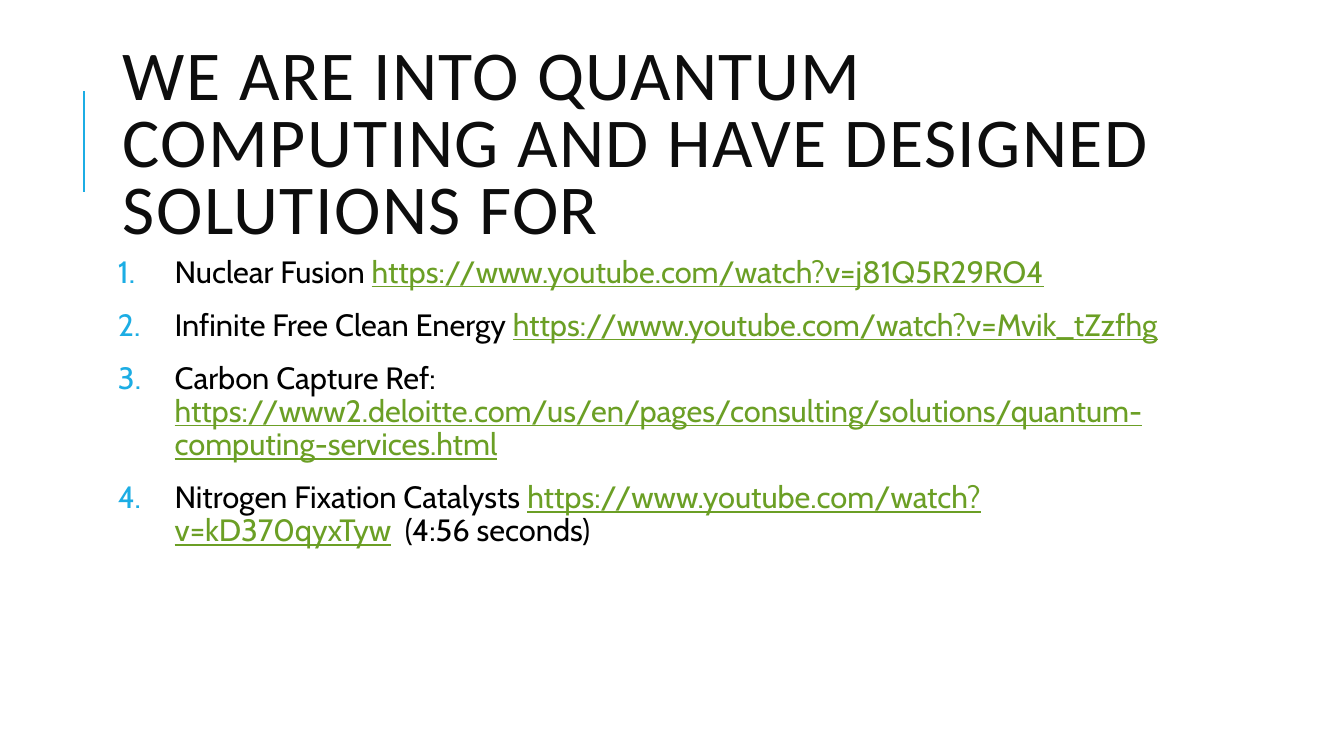
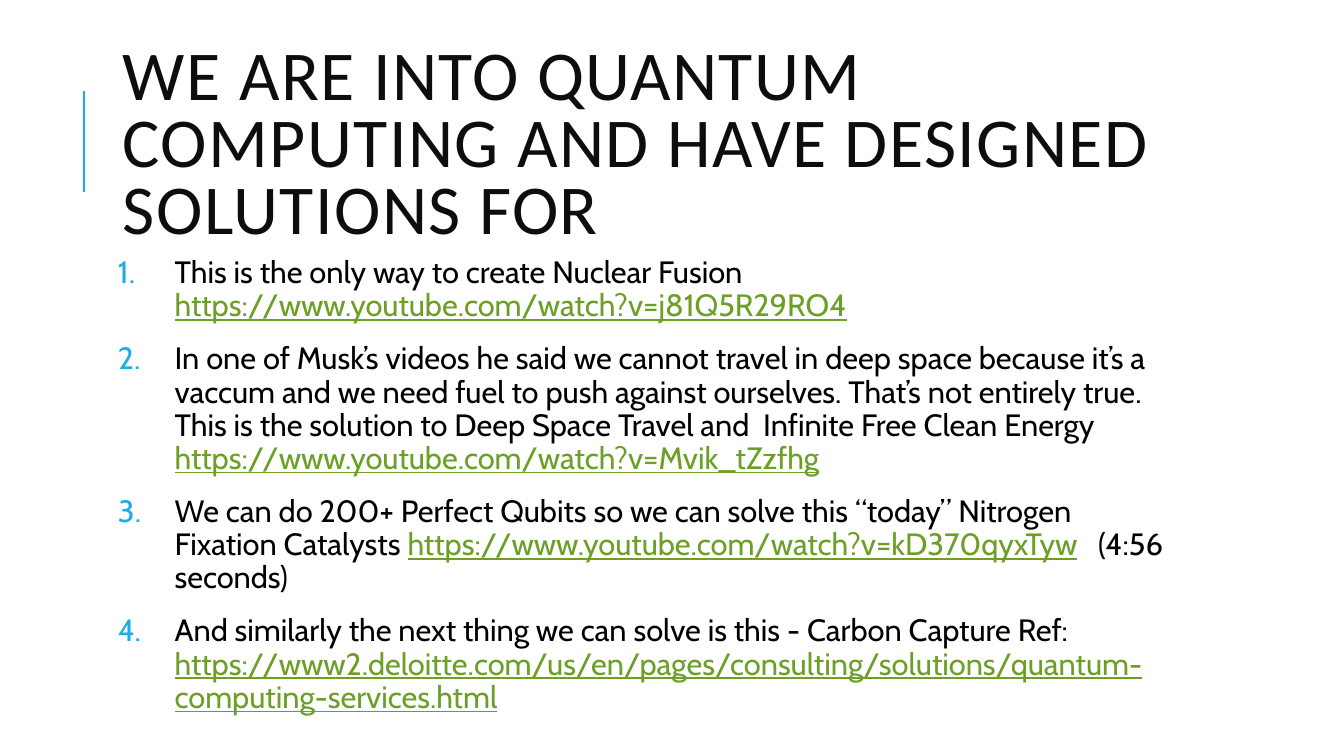
Before and after one commit to tiggyautomatski/microsoft-sustainability-challenge, a slide deck: slide 2 of automatski-microsoft-sustainability-challenge.pptx. Drawn at 1344x756 pixels with LibreOffice and Linux fonts; fonts in the diff are those of the drawing. Boxes give left, top, right and bottom in pixels: in the first picture for what was removed or moved away, otherwise in the second. Text is boxed around its words. In the diff, an @@ line names an element or a change of style, - is before the commit and + after.

```diff
--- a/automatski-microsoft-sustainability-challenge.pptx
+++ b/automatski-microsoft-sustainability-challenge.pptx
@@ text at (175,260,1163,715): text changed; text colour #6B9F25 to #000000 @@
-1. Nuclear Fusion https://www.youtube.com/watch?v=j81Q5R29RO4
-2. Infinite Free Clean Energy https://www.youtube.com/watch?v=Mvik_tZzfhg
-3. Carbon Capture Ref: https://www2.deloitte.com/us/en/pages/consulting/solutions/quantum-computing-services.html
-4. Nitrogen Fixation Catalysts https://www.youtube.com/watch?v=kD370qyxTyw (4:56 seconds)
+1. This is the only way to create Nuclear Fusion https://www.youtube.com/watch?v=j81Q5R29RO4
+2. In one of Musk’s videos he said we cannot travel in deep space because it’s a vaccum and we need fuel to push against ourselves. That’s not entirely true. This is the solution to Deep Space Travel and Infinite Free Clean Energy https://www.youtube.com/watch?v=Mvik_tZzfhg
+3. We can do 200+ Perfect Qubits so we can solve this “today” Nitrogen Fixation Catalysts https://www.youtube.com/watch?v=kD370qyxTyw (4:56 seconds)
+4. And similarly the next thing we can solve is this - Carbon Capture Ref: https://www2.deloitte.com/us/en/pages/consulting/solutions/quantum-computing-services.html
```
